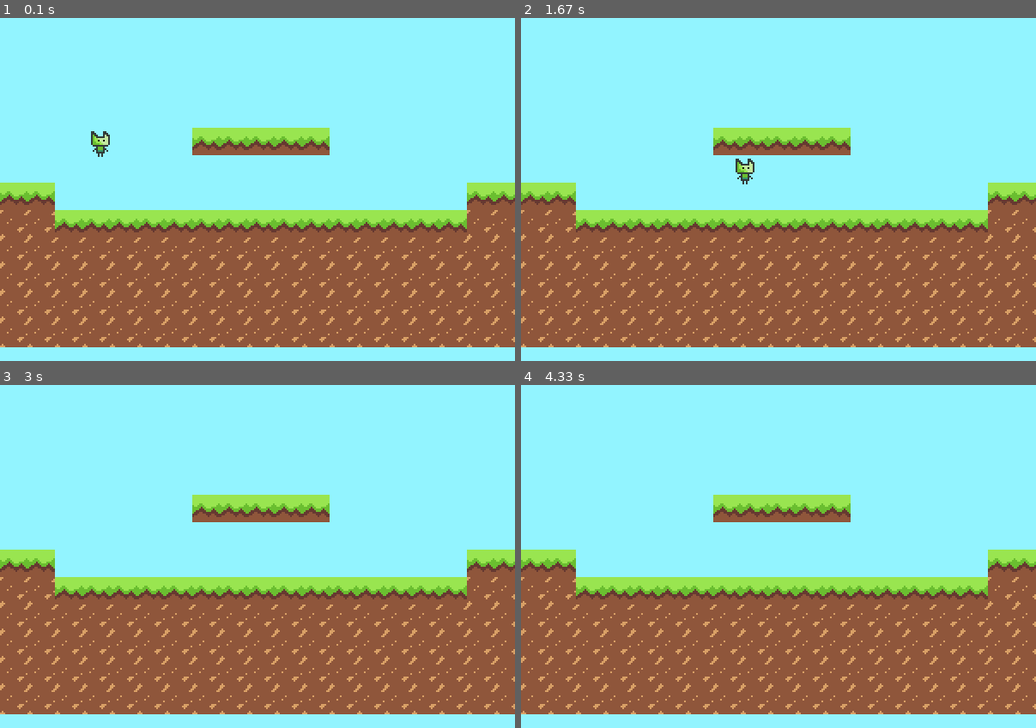
Above: before the commit, frames 1-4 (two rows, left to right).
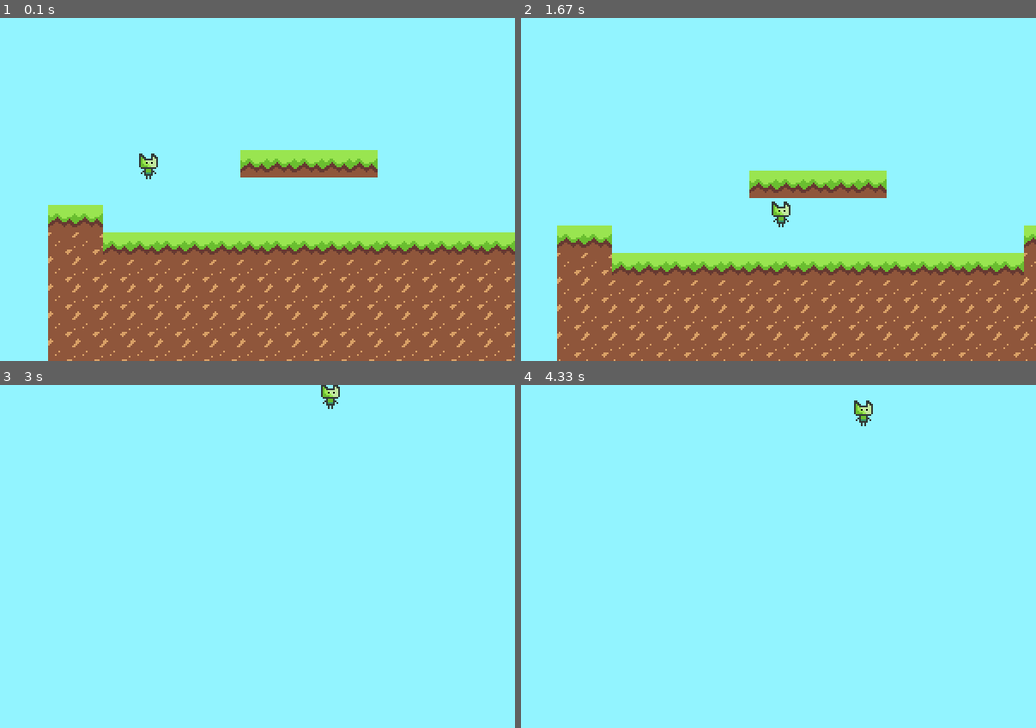
Above: after the commit, the same moments.

Repository: ipeternella/pygame-lab
Game: pygame game, started from src/__main__.py
The game is run twice, just before and just after one commit, with the same random seed, the same clock (stepped at 60 frames per second) and the same inputs.
Inputs:
- Up to frame 1 (0.1 s): no input
- Up to frame 2 (1.67 s): hold Right 0.33-0.8 s; hold Right 0.83-1.3 s; tap Space at 0.9, 1.2, 1.4 s; hold Left from 1.33 s (still down)
- Up to frame 3 (3 s): tap Space at 1.7, 1.97, 2.27, 2.4, 2.7 s; release Left at 1.87 s; hold Left 1.9-2.3 s; hold Right 2.33-2.97 s
- Up to frame 4 (4.33 s): hold Left 3-3.47 s; tap Space at 3.07, 3.37, 3.57, 3.87, 4.07 s; hold Right 3.5-3.97 s; hold Right from 4 s (still down)

The runs differ from the first frame. In frame 1, 28% of the frame differs, in the area x 0-100%, y 32-100%; in frame 2, 32%; in frame 3, 44%; in frame 4, 44%, in the area x 0-100%, y 4-96%.

Commit message:
feat: add scrolling with parallax effect

Diff:
--- a/src/__main__.py
+++ b/src/__main__.py
@@ -8,7 +8,9 @@
 from src.maps import load_level_map
 from src.maps import render_level_map
 from src.player import Player
+from src.scrolling import Scroll
 from src.settings import GAME_FPS
+from src.settings import RAW_DISPLAY_SIZE
 from src.settings import WINDOW_SIZE
 from src.settings import WINDOW_TITLE
 from src.utils import load_image_asset
@@ -23,21 +25,25 @@
     pygame.display.set_caption(WINDOW_TITLE)
 
     # raw_display is the main blit Surface which is scaled later
-    raw_display = pygame.Surface((300, 200))
+    raw_display = pygame.Surface(RAW_DISPLAY_SIZE)
 
     # images
     grass_img = load_image_asset("img/grass.png")
     dirt_img = load_image_asset("img/dirt.png")
     player_img = load_image_asset("img/hero.png")
 
+    # level
+    level_01 = load_level_map("level-01")
+
     # player
     player = Player(50, 50, player_img)
-    level_01 = load_level_map("level-01")
+    scroll = Scroll(0, 0)
 
     # main game loop
     while True:
         raw_display.fill((146, 244, 255))  # clears the display
-        tile_rects = render_level_map(raw_display, [grass_img, dirt_img], level_01)
+        scroll.update(player.rect.x, player.rect.y)  # update scrolling according to last player's updated position
+        tile_rects = render_level_map(raw_display, [grass_img, dirt_img], level_01, player, scroll)
 
         # input capturing
         captured_input = capture_player_inputs()
@@ -45,12 +51,10 @@
         # input handling by entities (updating)
         exit_if_captured_quit(captured_input)
         player.update(captured_input)
-
-        # moving and collisions
-        move(player.rect, player.speed, tile_rects)
+        move(player.rect, player.speed, tile_rects)  # update player + collisions
 
         # scale display is what is blit on the game screen
-        raw_display.blit(player_img, (player.rect.x, player.rect.y))
+        raw_display.blit(player_img, (player.rect.x - scroll.offset_x, player.rect.y - scroll.offset_y))
         scaled_display = pygame.transform.scale(raw_display, WINDOW_SIZE)
         game_screen.blit(scaled_display, (0, 0))
 
--- a/src/maps.py
+++ b/src/maps.py
@@ -9,6 +9,8 @@
 from pygame import Rect
 from pygame.surface import Surface
 
+from src.player import Player
+from src.scrolling import Scroll
 from src.settings import ROOT_DIR
 from src.settings import TILE_SIZE
 
@@ -30,7 +32,9 @@
     return tile_map
 
 
-def render_level_map(display: Surface, level_images: List[Surface], level_map: List[List[str]]) -> List[Rect]:
+def render_level_map(
+    display: Surface, level_images: List[Surface], level_map: List[List[str]], player: Player, scroll: Scroll
+) -> List[Rect]:
     """
     Blits all the map tiles on a Pygame's display image (Surface). Also returns a list of rects.
     """
@@ -38,22 +42,31 @@
     grass_img = level_images[0]
     dirt_img = level_images[1]
 
+    total_tile_width = 0
+    total_tile_height = 0
+
+    # for row in level map while total_tile_width <= player.x + SCREEN_WIDTH/2
+    # for fow in level map while total_tile_height <= player.y + SCREEN_WIDTH/2
+
     y = 0
     for row in level_map:
         x = 0
         for tile in row:
+
             if tile == "1":
-                display.blit(dirt_img, (x * TILE_SIZE, y * TILE_SIZE))
+                display.blit(dirt_img, (x * TILE_SIZE - scroll.offset_x, y * TILE_SIZE - scroll.offset_y))
 
             if tile == "2":
-                display.blit(grass_img, (x * TILE_SIZE, y * TILE_SIZE))
+                display.blit(grass_img, (x * TILE_SIZE - scroll.offset_x, y * TILE_SIZE - scroll.offset_y))
 
             # for collisions (anything != air) -> we use rects (blitting: images, collision: rects)
             if tile != "0":
                 tile_rects.append(pygame.Rect(x * TILE_SIZE, y * TILE_SIZE, TILE_SIZE, TILE_SIZE))
 
             x += 1
+            total_tile_width += TILE_SIZE
 
         y += 1
+        total_tile_height += TILE_SIZE
 
     return tile_rects
--- /dev/null
+++ b/src/scrolling.py
@@ -0,0 +1,39 @@
+"""
+Module with scrolling utilities.
+"""
+from src.settings import RAW_DISPLAY_SIZE
+from src.settings import SCROLLING_OFFSET_FRACTION
+from src.settings import TILE_SIZE
+
+
+class Scroll:
+    """
+    Represents an offset that should be applied to blit images on the screen. The offset
+    gives the 'screen scrolling' sensation.
+    """
+
+    _offset_x: int
+    _offset_y: int
+
+    def __init__(self, offset_x: int, offset_y: int) -> None:
+        self._offset_x = offset_x
+        self._offset_y = offset_y
+
+    @property
+    def offset_x(self) -> int:
+        return self._offset_x
+
+    @property
+    def offset_y(self) -> int:
+        return self._offset_y
+
+    def update(self, player_x: int, player_y: int) -> None:
+        """
+        Adjusts the scroll offset according to the player's position.
+        """
+        self._offset_x += (
+            player_x - RAW_DISPLAY_SIZE[0] // 2 - TILE_SIZE // 2 - self._offset_x
+        ) * SCROLLING_OFFSET_FRACTION
+        self._offset_y += (
+            player_y - RAW_DISPLAY_SIZE[1] // 2 - TILE_SIZE // 2 - self._offset_y
+        ) * SCROLLING_OFFSET_FRACTION
--- a/src/settings.py
+++ b/src/settings.py
@@ -10,9 +10,13 @@
 
 WINDOW_TITLE = "A Pygame window!"
 WINDOW_SIZE: Tuple[int, int] = (600, 400)
+RAW_DISPLAY_SIZE: Tuple[int, int] = (300, 200)
 GAME_FPS = 60
 TILE_SIZE = 16
 
 # gameplay
 GRAVITY = 1
 JUMP_VELOCITY_Y = 15
+
+# scrolling (gives 'parallax' scrolling effect) -> set 1 for simple scrolling
+SCROLLING_OFFSET_FRACTION = 0.05
